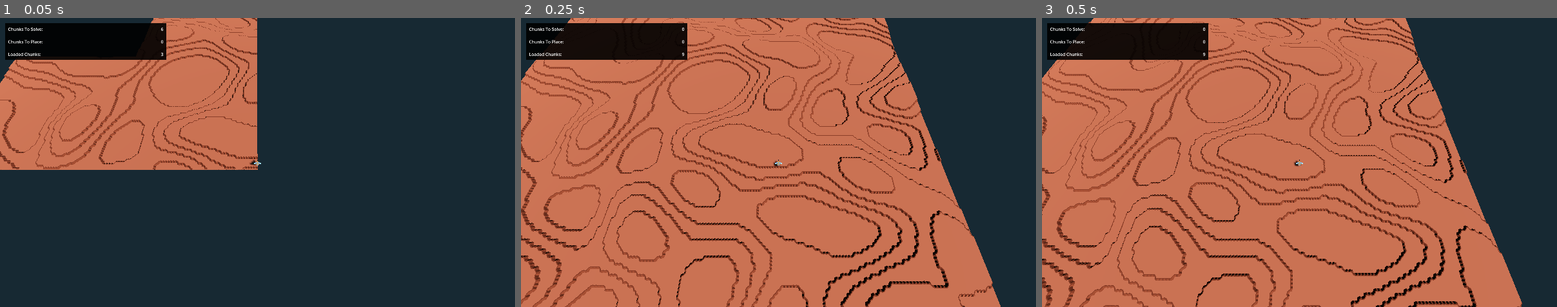
Above: before the commit, frames 1-3 (left to right).
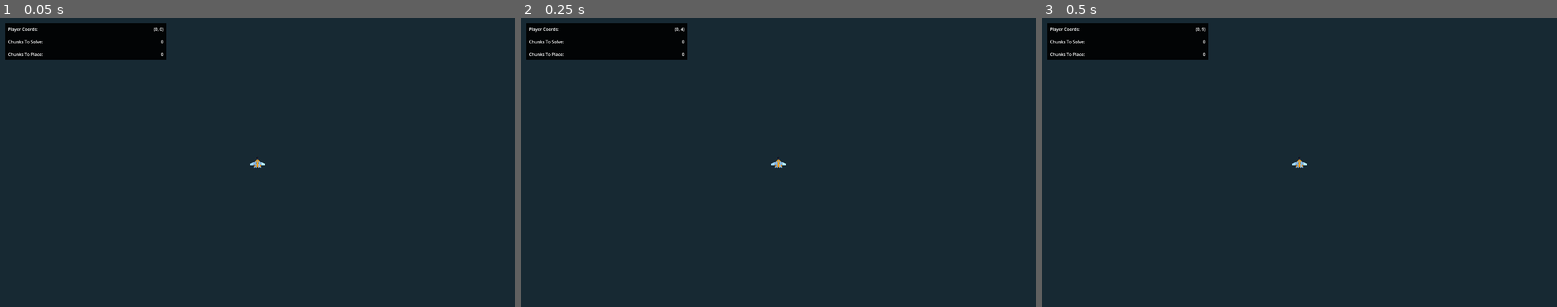
Above: after the commit, the same moments.

Repository: joshuajenner/project-speed
Game: Godot game, scene res://levels/base_level.tscn
Same seed, same stepped clock (60 frames per second), same inputs: the game is played once before the commit and once after it.
Inputs:
- Up to frame 1 (0.05 s): no input
- Up to frame 2 (0.25 s): no input
- Up to frame 3 (0.5 s): no input

The runs differ from the first frame. In frame 1, 22% of the frame differs, in the area x 0-52%, y 0-53%; in frame 2, 78%; in frame 3, 78%, in the area x 0-94%, y 0-100%.

Commit message:
finished multi-threaded chunk gen

Diff:
--- a/levels/base_level.tscn
+++ b/levels/base_level.tscn
@@ -1,9 +1,9 @@
 [gd_scene load_steps=6 format=3 uid="uid://dqiy15cswqe5o"]
 
+[ext_resource type="PackedScene" uid="uid://q2b5mmogrdod" path="res://levels/terrain/generate_flat_terrain.tscn" id="2_kusrf"]
 [ext_resource type="PackedScene" uid="uid://c8k5sn6n46v8" path="res://players/base_player.tscn" id="2_w52gu"]
 [ext_resource type="Environment" uid="uid://bjd4g046m323e" path="res://environment/default_environment.tres" id="3_58450"]
 [ext_resource type="PackedScene" uid="uid://cmcq20y6k4wh4" path="res://debug/debug_menu.tscn" id="4_p8vts"]
-[ext_resource type="PackedScene" uid="uid://n550rodkynb" path="res://test/generated_gridmap.tscn" id="6_athlx"]
 [ext_resource type="PackedScene" uid="uid://clis755lpsjin" path="res://noise_generator/noise_generator.tscn" id="7_omawm"]
 
 [node name="Level" type="Node3D"]
@@ -12,6 +12,8 @@
 transform = Transform3D(1, 0, 0, 0, 1, 0, 0, 0, 1, 0, 5, 0)
 speed_base = 20
 
+[node name="GenerateFlatTerrain" parent="." instance=ExtResource("2_kusrf")]
+
 [node name="DirectionalLight3D" type="DirectionalLight3D" parent="."]
 transform = Transform3D(0.146447, -0.853553, -0.5, -0.5, -0.5, 0.707107, -0.853553, 0.146447, -0.5, 0, 15.5, 0)
 shadow_enabled = true
@@ -19,13 +21,9 @@
 [node name="WorldEnvironment" type="WorldEnvironment" parent="."]
 environment = ExtResource("3_58450")
 
-[node name="GeneratedGridMap" parent="." instance=ExtResource("6_athlx")]
-
 [node name="NoiseMenuOverlay" type="CanvasLayer" parent="."]
 visible = false
 
 [node name="NoiseGenerator" parent="NoiseMenuOverlay" instance=ExtResource("7_omawm")]
 
 [node name="DebugMenu" parent="." instance=ExtResource("4_p8vts")]
-
-[connection signal="noise_generated" from="NoiseMenuOverlay/NoiseGenerator" to="GeneratedGridMap" method="_on_noise_generator_noise_generated"]
--- a/levels/terrain/generate_flat_terrain.gd
+++ b/levels/terrain/generate_flat_terrain.gd
@@ -3,7 +3,7 @@
 
 @onready var grid_map: GridMap = $GridMap
 
-var chunk_size: int = 32
+var chunk_size: int = 16
 var chunk_size_bordered: int = chunk_size + 2
 var chunk_center: int = chunk_size / 2
 var chunk_layer_count: int = 2
@@ -105,14 +105,63 @@
 
 func solve_chunk() -> void:
 	if chunks_to_solve.size() > 0:
-		var new_chunk: Array[Array] = init_empty_chunk()
-		apply_noise_to_empty_chunk(chunks_to_solve[0], new_chunk)
+		var new_chunk: Array[Array] = init_noise_chunk(chunks_to_solve[0])
+#		apply_noise_to_empty_chunk(chunks_to_solve[0], new_chunk)
+		for l in range(chunk_layer_count):
+			for x in range(0, chunk_size_bordered):
+				for y in range(0, chunk_size_bordered):
+					if new_chunk[l][x][y] >= 0:
+						var cell_index: int = get_cell_index_from_surrounding_cells(new_chunk, l, x, y)
+						new_chunk[l][x][y] = cell_index
+
 		chunks_to_place.push_back({"coord": chunks_to_solve[0], "chunk": new_chunk})
 		chunks_to_solve.remove_at(0)
 
-
-func init_noise_chunk() -> void:
-	pass
+func get_cell_index_from_surrounding_cells(cell_map: Array, layer: int, cell_x: int, cell_y: int) -> int:
+	var index: int = 0
+	if cell_map[layer][cell_x][cell_y - 1] >= 0:
+		index += 1
+	if cell_map[layer][min(chunk_size_bordered-1, cell_x + 1)][cell_y] >= 0:
+		index += 2
+	if cell_map[layer][cell_x][min(chunk_size_bordered-1, cell_y + 1)] >= 0:
+		index += 4
+	if cell_map[layer][cell_x - 1][cell_y] >= 0:
+		index += 8
+
+	if index == 15:
+		index = solve_surrounded_cell(cell_map, layer, cell_x, cell_y)
+	return index
+
+func solve_surrounded_cell(cell_map: Array, layer: int, cell_x: int, cell_y: int) -> int:
+	var index: int = 0
+	if cell_map[layer][cell_x - 1][cell_y - 1] < 0:
+		index += 8
+	if cell_map[layer][min(chunk_size_bordered-1, cell_x + 1)][cell_y - 1] < 0:
+		index += 1
+	if cell_map[layer][cell_x - 1][min(chunk_size_bordered-1, cell_y + 1)] < 0:
+		index += 4
+	if cell_map[layer][min(chunk_size_bordered-1, cell_x + 1)][min(chunk_size_bordered-1, cell_y + 1)] < 0:
+		index += 2
+	return index
+
+
+func init_noise_chunk(chunk_coords: Vector2i) -> Array[Array]:
+	var new_chunk: Array[Array] = []
+	for layer in chunk_layer_count:
+		var noise_level_minimum: float = 1.0 / (chunk_layer_count + 1) * (layer + 1)
+		new_chunk.push_back([])
+		for x in range(0, chunk_size_bordered):
+			new_chunk[layer].push_back([])
+			for y in range(0, chunk_size_bordered):
+				var noise_level: float = (noise.get_noise_2d(chunk_coords.x - chunk_center + x, chunk_coords.y - chunk_center + y) + 1) / 2
+				if noise_level > noise_level_minimum:
+					new_chunk[layer][x].push_back(0)
+					new_chunk[layer][max(0, x-1)][y] = 0
+					new_chunk[layer][x][max(0, y-1)] = 0
+					new_chunk[layer][max(0, x-1)][max(0, y-1)] = 0
+				else:
+					new_chunk[layer][x].push_back(-1)
+	return new_chunk
 
 
 func init_empty_chunk() -> Array[Array]:
@@ -133,7 +182,7 @@
 			for y in range(0, chunk_size_bordered):
 				var noise_level: float = (noise.get_noise_2d(chunk_coords.x - chunk_center + x, chunk_coords.y - chunk_center + y) + 1) / 2
 				if noise_level > noise_level_minimum:
-					empty_chunk[layer][x][y] = 0
+					empty_chunk[layer][x].push_back(0)
 					empty_chunk[layer][max(0, x-1)][y] = 0
 					empty_chunk[layer][x][max(0, y-1)] = 0
 					empty_chunk[layer][max(0, x-1)][max(0, y-1)] = 0
@@ -142,9 +191,12 @@
 func place_chunk() -> void:
 	if chunks_to_place.size() > 0:
 		placed_chunks.push_back(chunks_to_place[0]["coord"])
-		for x in range(0, chunk_size):
-			for y in range(0, chunk_size):
-				grid_map.set_cell_item(Vector3i(chunks_to_place[0]["coord"].x - chunk_center + x, -1, chunks_to_place[0]["coord"].y - chunk_center + y), 0, 0)
+		for l in chunk_layer_count:
+			for x in range(0, chunk_size):
+				for y in range(0, chunk_size):
+					if l == 0:
+						grid_map.set_cell_item(Vector3i(chunks_to_place[0]["coord"].x - chunk_center + x, -1, chunks_to_place[0]["coord"].y - chunk_center + y), 0, 0)
+					grid_map.set_cell_item(Vector3i(chunks_to_place[0]["coord"].x - chunk_center + x, l, chunks_to_place[0]["coord"].y - chunk_center + y), chunks_to_place[0]["chunk"][l][x+1][y+1], 0)
 		chunks_to_place.remove_at(0)
 
 
--- a/players/base_player.tscn
+++ b/players/base_player.tscn
@@ -38,7 +38,7 @@
 transform = Transform3D(-1, -7.9232e-08, 3.69465e-08, 0, 0.422618, 0.906308, -8.74228e-08, 0.906308, -0.422618, 0, 0, 0)
 
 [node name="Camera" type="Camera3D" parent="CameraPivot"]
-transform = Transform3D(1, 0, 0, 0, 1, 0, 0, 0, 1, 0, 0, 70)
+transform = Transform3D(1, 0, 0, 0, 1, 0, 0, 0, 1, 0, 0, 35)
 size = 40.0
 
 [node name="DebugParent" type="Node3D" parent="."]
